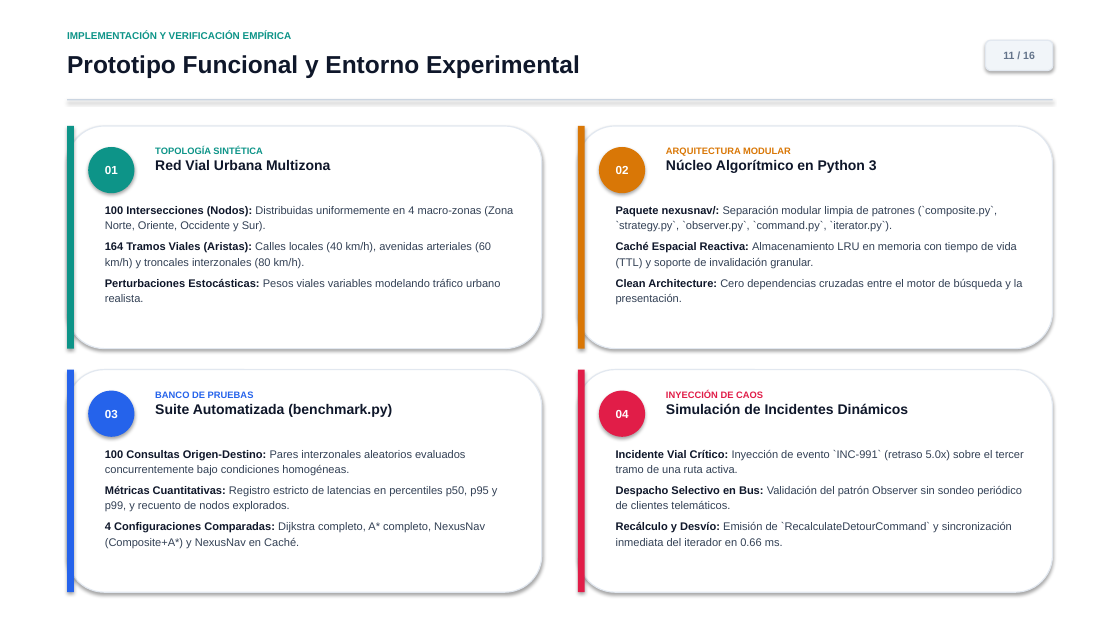
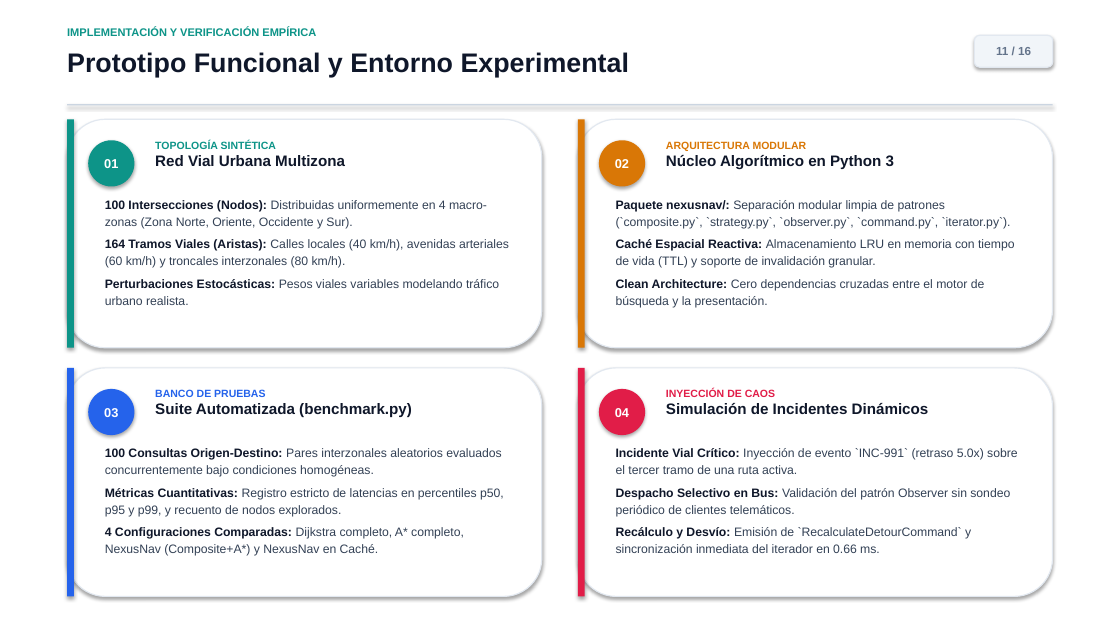
Before and after one commit to Alboguaci/nexusnav-routing-architecture, a slide deck: slide 11 of NexusNav_Presentacion_Arquitectura.pptx. Drawn at 1120x630 pixels with LibreOffice and Linux fonts; fonts in the diff are those of the drawing. Boxes give left, top, right and bottom in pixels: in the first picture for what was removed or moved away, otherwise in the second. Text is boxed around its words. In the diff, an @@ line names an element or a change of style, - is before the commit and + after.

```diff
--- a/NexusNav_Presentacion_Arquitectura.pptx
+++ b/NexusNav_Presentacion_Arquitectura.pptx
@@ text "IMPLEMENTACIÓN Y VERIFICACIÓN EMPÍRICA" at (67, 27, 316, 36): size 8.5 to 9.5 pt @@
@@ text "Prototipo Funcional y Entorno Experimental" at (67, 52, 629, 77): size 21 to 23 pt @@
@@ rounded rectangle "11 / 16": place and size @@
-rounded rectangle "11 / 16" at (986, 40, 1053, 71)
+rounded rectangle "11 / 16" at (975, 35, 1053, 67)
@@ rounded rectangle "11 / 16" at (975, 35, 1053, 67): size 9 to 10 pt @@
@@ rounded rectangle: place and size @@
-rounded rectangle at (67, 126, 542, 349)
+rounded rectangle at (67, 119, 542, 348)
@@ rectangle: place and size @@
-rectangle at (67, 99, 1053, 101)
+rectangle at (67, 104, 1053, 106)
@@ rectangle: place and size @@
-rectangle at (67, 126, 74, 349)
+rectangle at (67, 119, 74, 348)
@@ rounded rectangle: place and size @@
-rounded rectangle at (578, 126, 1053, 349)
+rounded rectangle at (578, 119, 1053, 348)
@@ rectangle: place and size @@
-rectangle at (578, 126, 585, 349)
+rectangle at (578, 119, 585, 348)
@@ ellipse "01": place and size @@
-ellipse "01" at (88, 147, 134, 193)
+ellipse "01" at (88, 140, 134, 187)
@@ text "TOPOLOGÍA SINTÉTICA" at (155, 141, 345, 166): size 8 to 9 pt in "TOPOLOGÍA SINTÉTICA"; size 12 to 13 pt in "Red Vial Urbana Multizona" @@
@@ size 10 to 11 pt in 4 elements at (88, 389, 134, 435), (599, 389, 645, 435), (88, 140, 134, 187), (599, 140, 645, 187) @@
@@ ellipse "02": place and size @@
-ellipse "02" at (599, 147, 645, 193)
+ellipse "02" at (599, 140, 645, 187)
@@ text "ARQUITECTURA MODULAR" at (666, 141, 894, 170): size 8 to 9 pt in "ARQUITECTURA MODULAR"; size 12 to 13 pt in "Núcleo Algorítmico en Python 3" @@
@@ rounded rectangle: place and size @@
-rounded rectangle at (67, 370, 542, 592)
+rounded rectangle at (67, 368, 542, 597)
@@ rectangle: place and size @@
-rectangle at (67, 370, 74, 592)
+rectangle at (67, 368, 74, 597)
@@ text "BANCO DE PRUEBAS" at (155, 389, 412, 417): size 8 to 9 pt in "BANCO DE PRUEBAS"; size 12 to 13 pt in "Suite Automatizada (benchmark.py)" @@
@@ rounded rectangle: place and size @@
-rounded rectangle at (578, 370, 1053, 592)
+rounded rectangle at (578, 368, 1053, 597)
@@ rectangle: place and size @@
-rectangle at (578, 370, 585, 592)
+rectangle at (578, 368, 585, 597)
@@ text "INYECCIÓN DE CAOS" at (666, 389, 929, 414): size 8 to 9 pt in "INYECCIÓN DE CAOS"; size 12 to 13 pt in "Simulación de Incidentes Dinámicos" @@
@@ size 9.5 to 10.5 pt in 4 elements at (105, 200, 509, 305), (616, 200, 1015, 308), (105, 448, 504, 556), (616, 448, 1017, 553) @@
```
Also in this commit, not shown: 15 other slides changed, 3 other files.
